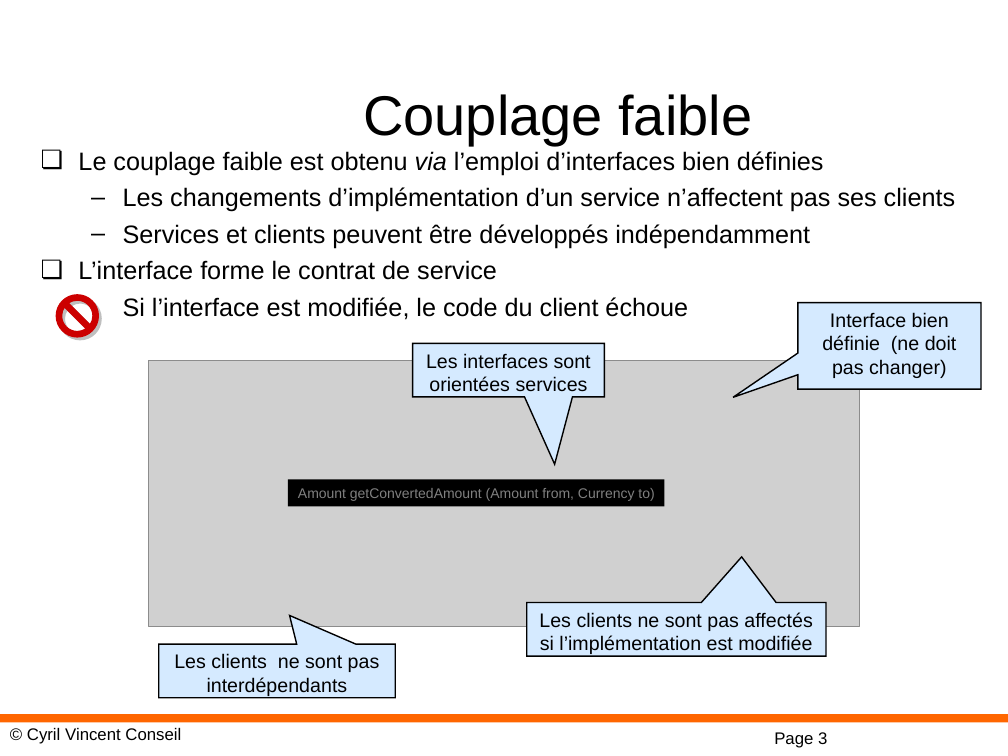
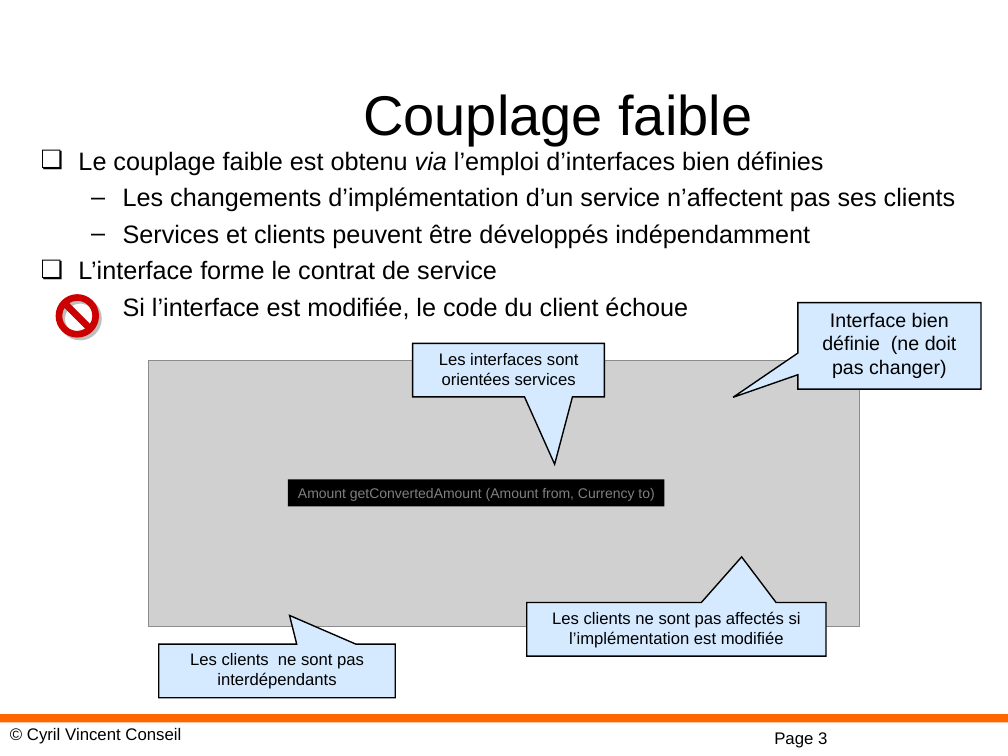
Before and after one commit to cyrilvincent/spring, a slide deck: slide 3 of ppt/08-SpringRest.ppt. Drawn at 1008x756 pixels with LibreOffice and Linux fonts; fonts in the diff are those of the drawing; grey boxes stand for pictures; background and template pictures are left out. Boxes give left, top, right and bottom in pixels: in the first picture for what was removed or moved away, otherwise in the second. Text is boxed around its words. In the diff, an @@ line names an element or a change of style, - is before the commit and + after.

```diff
--- a/ppt/08-SpringRest.ppt
+++ b/ppt/08-SpringRest.ppt
@@ size 14 to 11.9 pt in 3 elements at (527, 603, 827, 656), (158, 644, 395, 698), (412, 344, 604, 397) @@
```
Also in this commit, not shown: 2 slides added, 19 other files.
